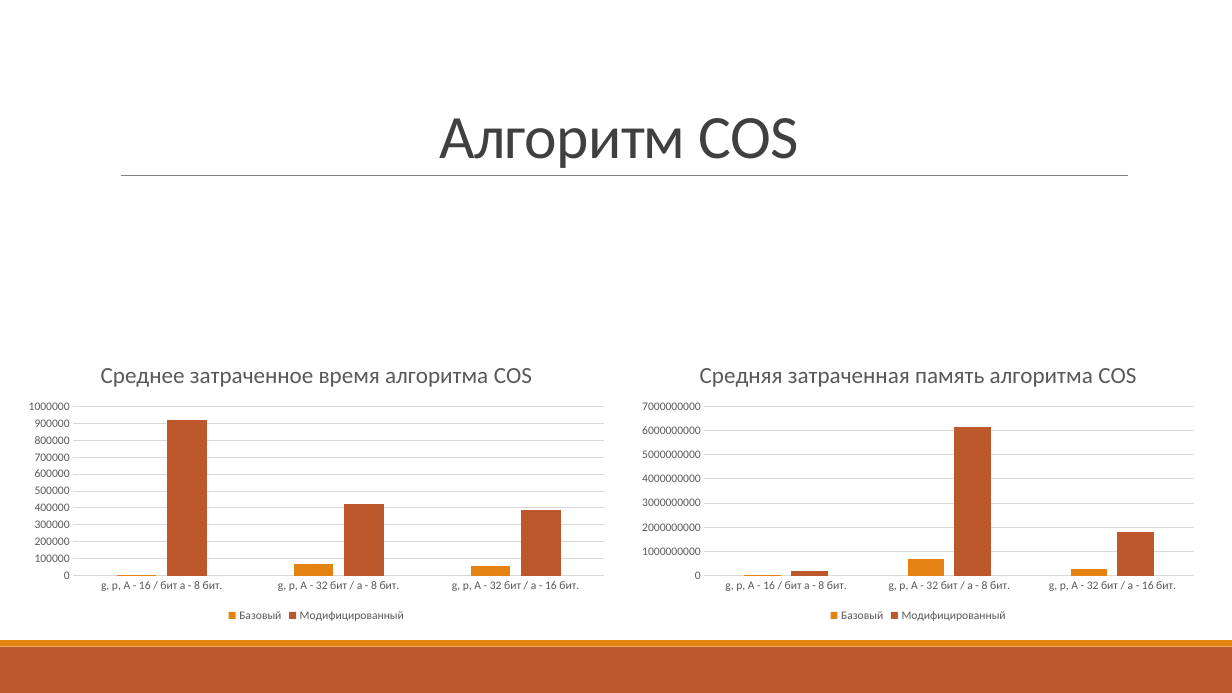
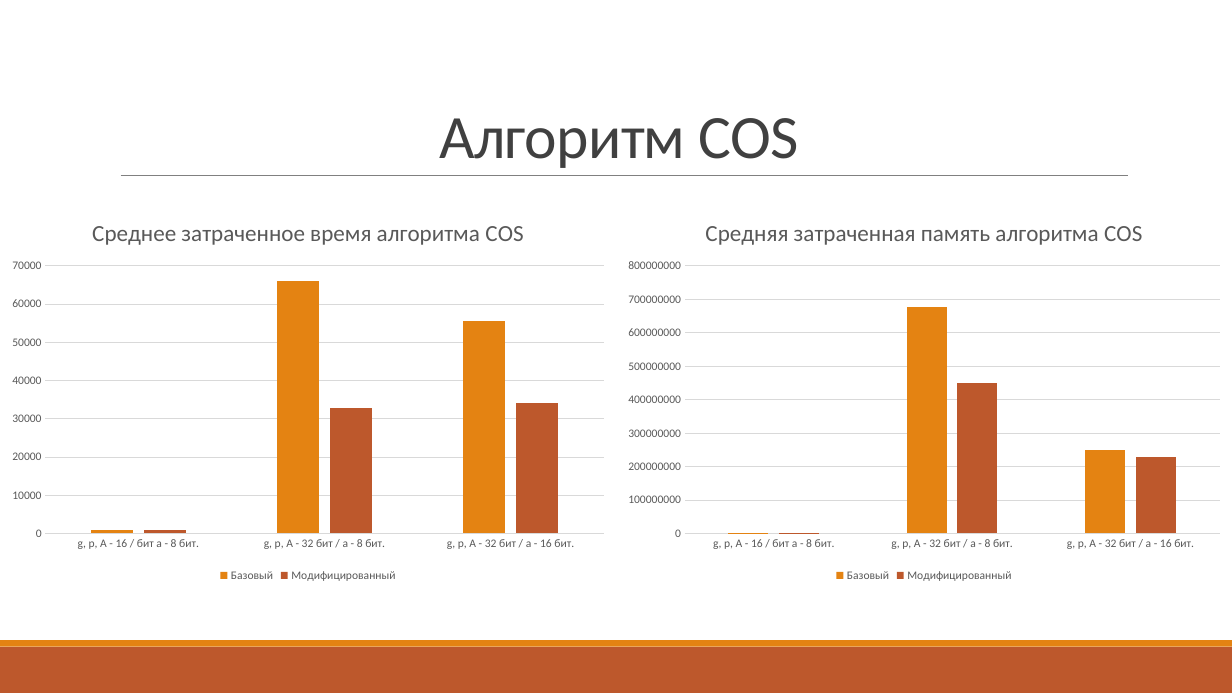
Before and after one commit to VitasVital/Bachelor_course, a slide deck: slide 11 of Maga4Sem/ВКР/Защита ВКР/Для сдачи ВКР/Гусев В.Е. 09-335 ВКР магистерская работа.pptx. Drawn at 1232x693 pixels with LibreOffice and Linux fonts; fonts in the diff are those of the drawing; grey boxes stand for pictures. Boxes give left, top, right and bottom in pixels: in the first picture for what was removed or moved away, otherwise in the second. Text is boxed around its words. In the diff, an @@ line names an element or a change of style, - is before the commit and + after.

```diff
--- a/Maga4Sem/ВКР/Защита ВКР/Для сдачи ВКР/Гусев В.Е. 09-335 ВКР магистерская работа.pptx
+++ b/Maga4Sem/ВКР/Защита ВКР/Для сдачи ВКР/Гусев В.Е. 09-335 ВКР магистерская работа.pptx
@@ column chart at [0,201,616,586] @@
@@ Базовый, g, p, A - 16 / бит a - 8 бит.: 0 to 1000 @@
@@ Базовый, g, p, A - 32 бит / a - 8 бит.: 70000 to 66000 @@
@@ Базовый, g, p, A - 32 бит / a - 16 бит.: 60000 to 56000 @@
@@ Модифицированный, g, p, A - 16 / бит a - 8 бит.: 920000 to 1000 @@
@@ Модифицированный, g, p, A - 32 бит / a - 8 бит.: 430000 to 33000 @@
@@ Модифицированный, g, p, A - 32 бит / a - 16 бит.: 390000 to 34000 @@
@@ column chart: place and size @@
-column chart at [17,347,616,626]
+column chart at [0,201,616,586]
@@ column chart at [616,201,1232,586] @@
@@ Базовый, g, p, A - 32 бит / a - 8 бит.: 700000000 to 680000000 @@
@@ Базовый, g, p, A - 32 бит / a - 16 бит.: 200000000 to 250000000 @@
@@ Модифицированный, g, p, A - 16 / бит a - 8 бит.: 200000000 to 0 @@
@@ Модифицированный, g, p, A - 32 бит / a - 8 бит.: 6200000000 to 450000000 @@
@@ Модифицированный, g, p, A - 32 бит / a - 16 бит.: 1800000000 to 230000000 @@
@@ column chart: place and size @@
-column chart at [631,347,1206,626]
+column chart at [616,201,1232,586]
```
Also in this commit, not shown: 10 other slides changed, 1 slide added, 1 slide removed, 1 other file.
